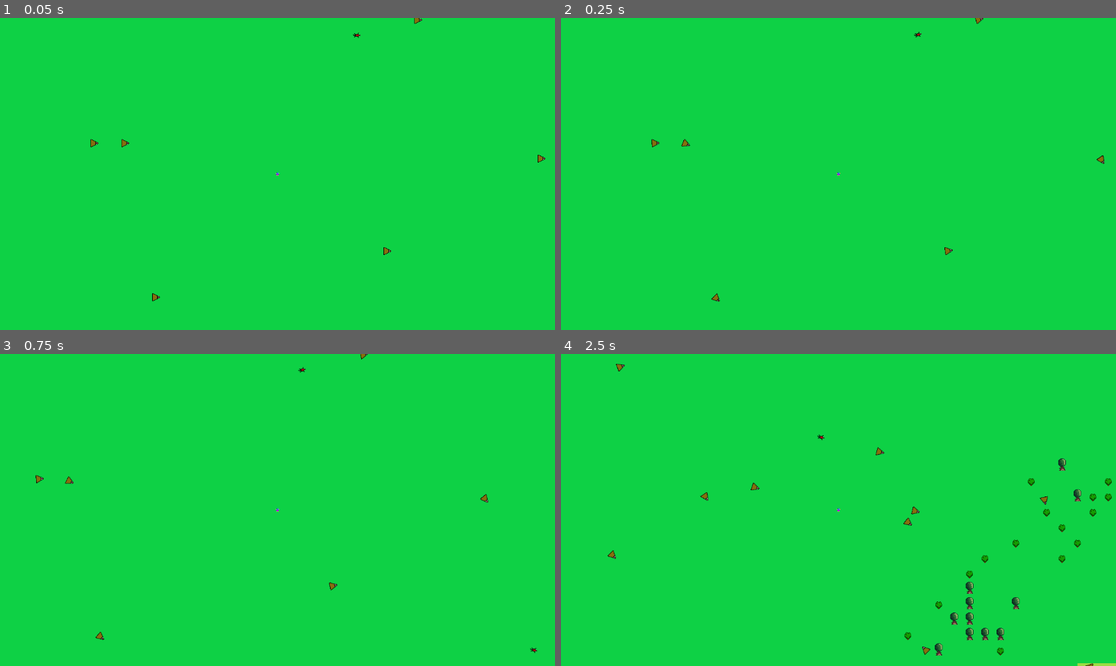
Above: before the commit, frames 1-4 (two rows, left to right).
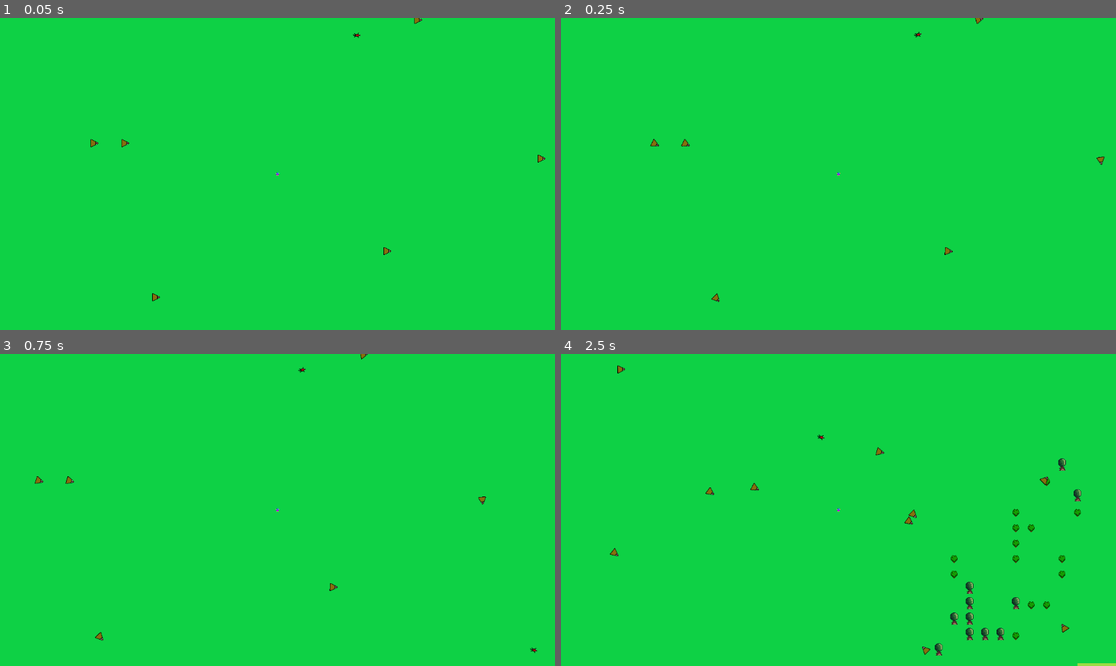
Above: after the commit, the same moments.

Repository: JimBimBomBom/Bakalarka---CLEAN
Game: Godot game, scene res://SCENES/world_scene.tscn
The game is run twice, just before and just after one commit, with the same random seed, the same clock (stepped at 60 frames per second) and the same inputs.
Inputs:
- Up to frame 1 (0.05 s): no input
- Up to frame 2 (0.25 s): no input
- Up to frame 3 (0.75 s): hold Right (ui_right) from 0.53 s (still down)
- Up to frame 4 (2.5 s): release Right (ui_right) at 1.28 s; hold Down (ui_down) 1.28-2.03 s; hold Right (ui_right) from 2.03 s (still down)

Frame 1 is identical in both runs. In frame 2, less than 0.1% of the frame differs, in the area x 16-98%, y 38-92%; in frame 3, 0.1%; in frame 4, 0.9%, in the area x 8-100%, y 3-100%.

Commit message:
Added energy gain/drain - Early stages. Distinction between crops/vegetation -> different spawning functions

Diff:
--- a/Simulation/SCRIPTS/Global/World_Variables.gd
+++ b/Simulation/SCRIPTS/Global/World_Variables.gd
@@ -1,4 +1,8 @@
 extends TileMap
+
+#TODO list:
+# add energy cost to reproduction
+# fix water spawning -> too rare atm, and all water regions are very small
 
 var map_scene = load("res://SCENES/tile_map.tscn")
 var Map : Tile_Map_Class = map_scene.instantiate()
@@ -26,8 +30,11 @@
 var corpse_timer = 50
 var seek_hydration_threshold = 0.2
 var seek_nutrition_threshold = 0.2
+
 var animal_acceleration_mult = 10
 var animal_velocity_mult = 5
+var base_resource_use = 2
+var energy_per_resource_gain = 2
 
 var fight_back_chance = 0.2
 var agility_modifier = 5
--- a/Simulation/SCRIPTS/NPC_FSM/Animal.gd
+++ b/Simulation/SCRIPTS/NPC_FSM/Animal.gd
@@ -51,7 +51,7 @@
 # should handle "consumption state"(which is also a bad name), where the base state "resets"
 # every other state not affiliated with our current base state -> HUNGRY sets drinking_state to SEEKING and vice versa
 func set_base_state(dangerous_animals : Array[Animal]):
-	if nutrition <= 0 or hydration <= 0 or health <= 0:
+	if energy <= 0 or health <= 0:
 		kill_animal()
 	elif not dangerous_animals.is_empty():
 		animal_state = Animal_Base_States.FLEEING
@@ -73,7 +73,32 @@
 	remove_from_group(World.cadaver_group)
 	self.queue_free()
 
-func update_animal_norms():
+func resource_calc(delta : float):
+	var resource_loss = metabolic_rate*delta*World.base_resource_use
+	var energy_gain = 0
+	if nutrition >= resource_loss:
+		energy_gain += resource_loss
+		nutrition -= resource_loss
+	else:
+		energy_gain += nutrition
+		nutrition = 0
+		# TODO consequences
+
+	if hydration >= resource_loss:
+		energy_gain += resource_loss
+		hydration -= resource_loss
+	else:
+		energy_gain += hydration
+		hydration = 0
+		# TODO consequences
+
+	var energy_drain_delta = energy_drain*delta # drain is an animals' characteristic
+	var total_energy_gain = energy_gain * World.energy_per_resource_gain
+	energy += total_energy_gain - energy_drain_delta
+
+func update_animal_resources(delta : float):
+	resource_calc(delta)
+	energy_norm = energy/max_resources
 	nutrition_norm = nutrition/max_resources
 	hydration_norm = hydration/max_resources
 	health_norm = health/max_health
--- a/Simulation/SCRIPTS/NPC_FSM/Carnivore.gd
+++ b/Simulation/SCRIPTS/NPC_FSM/Carnivore.gd
@@ -134,7 +134,7 @@
 	animal_type = Animal_Types.WOLF
 
 func process_animal(delta : float):
-	update_animal_norms()
+	update_animal_resources(delta)
 	carnivore_fsm(delta)
 
 func _on_timer_timeout():
--- a/Simulation/SCRIPTS/NPC_FSM/Characteristics.gd
+++ b/Simulation/SCRIPTS/NPC_FSM/Characteristics.gd
@@ -29,7 +29,9 @@
 var alignment_weight : float
 
 #Base stats
+var energy_drain : float
 var processing_speed : float
+var metabolic_rate : float
 
 var mass : float
 var max_health : float
@@ -40,6 +42,8 @@
 var attack_range : float
 
 var max_resources : float
+var energy: float
+var energy_norm : float
 var nutrition : float
 var nutrition_norm : float
 var seek_nutrition_norm : float = 0.8
@@ -50,7 +54,7 @@
 
 func set_characteristics(genes : Animal_Genes):
 	age = World.Age_Group.JUVENILE # TODO option -> have age influence a variety of characteristics ... right now ignored
-	change_age_period = int(genes.size) * int(genes.metabolic_rate) * World.change_age_period_mult * World.hours_in_day
+	change_age_period = int(2 + 2*genes.size - genes.metabolic_rate) * World.change_age_period_mult * World.hours_in_day
 	can_have_sex = true
 
 	#Locomotion
@@ -67,7 +71,9 @@
 	flock_behaviour_radius = genes.sense_range/3 # TODO
 
 	#Base stats
+	energy_drain = genes.agility + genes.musculature + genes.size/2
 	processing_speed = 1 - (genes.inteligence * genes.agility)
+	metabolic_rate = genes.metabolic_rate
 
 	mass = genes.size * 100
 	max_health = mass
@@ -77,8 +83,9 @@
 	attack_range = genes.size * 15
 
 	max_resources = mass / genes.musculature # + World.resource_start_point)
-	nutrition = max_resources    /3
-	hydration = max_resources    /2
+	energy = max_resources
+	nutrition = max_resources / 3
+	hydration = max_resources / 2
 
 	separation_weight = genes.size
 	cohesion_weight = genes.size
@@ -116,22 +123,19 @@
 	if velocity: # used to preserve the direction we we going before we stopped to eat/drink etc.
 		wander_target = direction * wander_radius
 		direction = velocity.normalized()
-	else:
-		var dummy = true
-		var why_here_ = 123
 
 	rotation = velocity.angle() + PI/2
 	position += velocity * delta * World.animal_velocity_mult
 
-func do_move_with_flock(delta : float, animals_of_same_type : Array[Animal]):
-	var flock_force = flock(animals_of_same_type).limit_length(max_velocity) # ????
-	var steering_force = (desired_velocity - velocity) + flock_weight*flock_force
-	steering_force.limit_length(max_steering_force)
-
-	velocity += steering_force
-	velocity.limit_length(max_velocity)
-	rotation = velocity.angle() + PI/2
-	position += velocity * delta #* World.animal_velocity_mult
+# func do_move_with_flock(delta : float, animals_of_same_type : Array[Animal]):
+# 	var flock_force = flock(animals_of_same_type).limit_length(max_velocity) # ????
+# 	var steering_force = (desired_velocity - velocity) + flock_weight*flock_force
+# 	steering_force.limit_length(max_steering_force)
+
+# 	velocity += steering_force
+# 	velocity.limit_length(max_velocity)
+# 	rotation = velocity.angle() + PI/2
+# 	position += velocity * delta #* World.animal_velocity_mult
 
 func seek(target : Vector2) -> Vector2:
 	var wanted_velocity = position.direction_to(target) * max_velocity
@@ -162,45 +166,45 @@
 		force += temp_force/dist
 	return force
 
-func flock(animals_of_same_type : Array[Animal]) -> Vector2:
-	var separation_force = separation(animals_of_same_type)
-	var alignment_force = alignment(animals_of_same_type)
-	var cohesion_force = cohesion(animals_of_same_type)
-
-	var flocking_force = separation_force * separation_weight + alignment_force * alignment_weight + cohesion_force * cohesion_weight
-	return flocking_force
-
-func separation(animals : Array[Animal]) -> Vector2:
-	var force = Vector2()
-	for animal in animals:
-			var to_animal = position - animal.position
-			if to_animal.length() < flock_behaviour_radius:
-				force += to_animal.normalized() / to_animal.length()
-	return force
-
-func alignment(animals : Array[Animal]) -> Vector2:
-	var avg_velocity = Vector2()
-	var count = 0
-	for animal in animals:
-			var to_animal = position - animal.position
-			if to_animal.length() < flock_behaviour_radius:
-				avg_velocity += animal.velocity
-				count += 1
-	if count > 0:
-		avg_velocity /= count
-		avg_velocity = avg_velocity.normalized() * max_velocity
-		return avg_velocity - velocity
-	else:
-		return Vector2()
-
-func cohesion(animals : Array[Animal]) -> Vector2:
-	var center_mass = Vector2()
-	var count = 0
-	for animal in animals:
-			var to_animal = position - animal.position
-			if to_animal.length() < flock_behaviour_radius:
-				center_mass += animal.position
-				count += 1
-	if count > 0:
-		center_mass /= count
-	return seek(center_mass)
+# func flock(animals_of_same_type : Array[Animal]) -> Vector2:
+# 	var separation_force = separation(animals_of_same_type)
+# 	var alignment_force = alignment(animals_of_same_type)
+# 	var cohesion_force = cohesion(animals_of_same_type)
+
+# 	var flocking_force = separation_force * separation_weight + alignment_force * alignment_weight + cohesion_force * cohesion_weight
+# 	return flocking_force
+
+# func separation(animals : Array[Animal]) -> Vector2:
+# 	var force = Vector2()
+# 	for animal in animals:
+# 			var to_animal = position - animal.position
+# 			if to_animal.length() < flock_behaviour_radius:
+# 				force += to_animal.normalized() / to_animal.length()
+# 	return force
+
+# func alignment(animals : Array[Animal]) -> Vector2:
+# 	var avg_velocity = Vector2()
+# 	var count = 0
+# 	for animal in animals:
+# 			var to_animal = position - animal.position
+# 			if to_animal.length() < flock_behaviour_radius:
+# 				avg_velocity += animal.velocity
+# 				count += 1
+# 	if count > 0:
+# 		avg_velocity /= count
+# 		avg_velocity = avg_velocity.normalized() * max_velocity
+# 		return avg_velocity - velocity
+# 	else:
+# 		return Vector2()
+
+# func cohesion(animals : Array[Animal]) -> Vector2:
+# 	var center_mass = Vector2()
+# 	var count = 0
+# 	for animal in animals:
+# 			var to_animal = position - animal.position
+# 			if to_animal.length() < flock_behaviour_radius:
+# 				center_mass += animal.position
+# 				count += 1
+# 	if count > 0:
+# 		center_mass /= count
+# 	return seek(center_mass)
--- a/Simulation/SCRIPTS/NPC_FSM/Herbivore.gd
+++ b/Simulation/SCRIPTS/NPC_FSM/Herbivore.gd
@@ -17,11 +17,8 @@
 			set_next_move(get_flee_dir(dangerous_animals))
 		Animal_Base_States.HUNGRY:
 			if not detected_crops.is_empty():
-				var crop_valid = get_closest_crop()
-				if crop_valid[1]:
-					herbivore_eat(crop_valid[0], delta)
-				else:
-					set_next_move(wander())
+				var crop = get_closest_crop()
+				herbivore_eat(crop, delta)
 			else:
 				set_next_move(wander())
 		Animal_Base_States.THIRSTY:
@@ -71,18 +68,14 @@
 				consumption_state = Consumption_State.SEEKING
 
 func get_closest_crop():
-	var closest : Food_Crop
-	var closest_dist = 1.79769e308
-	var edible_crop_was_found = false
+	var closest : Food_Crop = detected_crops[0]
+	var closest_dist = position.distance_to(closest.position) # detected crops is not empty
 	for crop in detected_crops:
-		if crop.is_eaten:
-			continue
-		edible_crop_was_found = true
 		var crop_dist = position.distance_to(crop.position)
 		if crop_dist < closest_dist:
 			closest_dist = crop_dist
 			closest = crop
-	return [closest, edible_crop_was_found]
+	return closest
 
 func eat_crop(crop):
 	nutrition += crop.yield_value * 10 #temporary 10
@@ -97,7 +90,7 @@
 	animal_type = Animal_Types.DEER
 
 func process_animal(delta : float):
-	update_animal_norms()
+	update_animal_resources(delta)
 	herbivore_fsm(delta)
 
 func _on_timer_timeout():
--- a/Simulation/SCRIPTS/World_Generation/FoodCrop.gd
+++ b/Simulation/SCRIPTS/World_Generation/FoodCrop.gd
@@ -2,23 +2,13 @@
 
 class_name Food_Crop
 
-var yield_value : float
-var is_eaten : bool = false
+var yield_value : float = 1
+var tile_index : Vector2i
 
-func _ready():
-	add_to_group(World.food_crop_group)
+# func _ready():
+# 	add_to_group(World.food_crop_group)
 
 func be_eaten():
-	if not is_eaten:
-		is_eaten = true
-		remove_from_group(World.food_crop_group)
-		add_to_group(World.food_regrow_group)
-		hide()
-
-func regrow():
-	var rand = randf_range(0, 1)
-	if yield_value > rand:
-		is_eaten = false
-		remove_from_group(World.food_regrow_group)
-		add_to_group(World.food_crop_group)
-		show()
+	remove_from_group(World.food_crop_group)
+	World.Map.tiles[tile_index].occupied = false
+	self.queue_free()
--- a/Simulation/SCRIPTS/World_Generation/TileMap.gd
+++ b/Simulation/SCRIPTS/World_Generation/TileMap.gd
@@ -60,8 +60,9 @@
 
 func create_tile_properties(pos : Vector2i, temp, moist, tile_biome, tile_type):
 	var tile = World.Tile_Properties.new()
+	tile.type = tile_type
+	tile.occupied = false
 	tile.biome = tile_biome
-	tile.type = tile_type
 	tile.index = pos
 	tiles[pos] = tile
 	# set_tile_properties(tile, tile_biome, tile_type)
--- a/Simulation/SCRIPTS/World_Generation/Tile_Properties.gd
+++ b/Simulation/SCRIPTS/World_Generation/Tile_Properties.gd
@@ -1,6 +1,7 @@
 class_name Tile_Properties
 
 var type : World.Tile_Type
+var occupied : bool
 var biome : World.Temperature_Type
 var movement_difficulty : float
 var index : Vector2i
--- a/Simulation/SCRIPTS/World_Generation/world.gd
+++ b/Simulation/SCRIPTS/World_Generation/world.gd
@@ -12,24 +12,40 @@
 	add_child(World.Player)
 
 	generate_vegetation()
+	generate_food_crops()
 	initialize_npcs()
 
 	var timer = get_node("HourCounter")
 	timer.timeout.connect(_do_time)
-
-func regrow_food() -> void:
-	var vegetation = get_tree().get_nodes_in_group(World.food_regrow_group)
-	for veg in vegetation:
-		veg.regrow()
 
 func _do_time() -> void:
 	World.hour += 1
 	if World.hour >= World.hours_in_day:
 		World.day += 1
 		if World.day % World.regrow_period == 0:
-			regrow_food()
+			generate_food_crops()
 		World.hour = 0
-		# World.day_type = World.Day_Type.DAY # obsolete atm
+
+func generate_food_crops():
+	var width = World.width - World.edge_tiles
+	var height = World.height - World.edge_tiles
+	for x in range(-width, width + 1):
+		for y in range(-height, height + 1):
+			var pos = Vector2i(x, y)
+			# var alt = World.altitude[pos]
+			var moist = World.moisture[pos]
+			var temp = World.temperature[pos]
+
+			var tile = World.Map.tiles[pos] # placeholder fttb
+			if tile.type == World.Tile_Type.WATER || tile.occupied:
+				continue
+			if randf_range(0, 1) <= 0.75: #ADD mb custom probability?
+				continue
+
+			if between(moist, 0.4, 0.6) and between(temp, 0.0, 0.8):
+				place_food_crop(pos, World.Vegetation_Type.BUSH_1)
+			elif between(moist, 0.4, 0.6) and between(temp, 0.0, 0.8):
+				place_food_crop(pos, World.Vegetation_Type.BUSH_2)
 
 func generate_vegetation():
 	var width = World.width - World.edge_tiles
@@ -42,28 +58,49 @@
 			var temp = World.temperature[pos]
 
 			var tile = World.Map.tiles[pos] # placeholder fttb
-			if tile.type == World.Tile_Type.WATER:
+			if tile.type == World.Tile_Type.WATER || tile.occupied:
 				continue
 			if randf_range(0, 1) <= 0.75: #ADD mb custom probability?
 				continue
 
 			if between(moist, 0.6, 0.8) and between(temp, 0.4, 0.8):
-				place_vegetation(pos, World.Vegetation_Type.TREE_1, 0)
+				place_vegetation(pos, World.Vegetation_Type.TREE_1)
 			elif between(moist, 0.6, 0.8) and between(temp, 0.0, 0.4):
-				place_vegetation(pos, World.Vegetation_Type.TREE_2, 0)
-			elif between(moist, 0.4, 0.6) and between(temp, 0.0, 0.8):
-				var food_yield = temp*moist
-				place_vegetation(pos, World.Vegetation_Type.BUSH_1, food_yield)
-			elif between(moist, 0.4, 0.6) and between(temp, 0.0, 0.8):
-				var food_yield = temp*moist
-				place_vegetation(pos, World.Vegetation_Type.BUSH_2, food_yield)
+				place_vegetation(pos, World.Vegetation_Type.TREE_2)
 
-func place_vegetation(pos, type, food_yield) -> void:
-	var scene
-	if food_yield:
-		scene = load("res://SCENES/FoodCrop.tscn")
-	else:
-		scene = load("res://SCENES/Vegetation.tscn")
+func place_food_crop(pos : Vector2i, type) -> void:
+	var	scene = load("res://SCENES/FoodCrop.tscn")
+	var inst = scene.instantiate()
+	var tile = World.Map.tiles[pos]
+	match tile.biome:
+		World.Temperature_Type.TAIGA:
+			match type:
+				World.Vegetation_Type.BUSH_1:
+					inst.get_node("Sprite2D").texture = load("res://Sprites/assets/Bushes/Tropical_Bush_1.png")
+				World.Vegetation_Type.BUSH_2:
+					inst.get_node("Sprite2D").texture = load("res://Sprites/assets/Bushes/Tropical_Bush_2.png")
+		World.Temperature_Type.TEMPERATE_LAND:
+			match type:
+				World.Vegetation_Type.BUSH_1: # Cut from here -> tropical in temperate
+					inst.get_node("Sprite2D").texture = load("res://Sprites/assets/Bushes/Tropical_Bush_1.png")
+				World.Vegetation_Type.BUSH_2:
+					inst.get_node("Sprite2D").texture = load("res://Sprites/assets/Bushes/Tropical_Bush_2.png")
+		World.Temperature_Type.TROPICAL_LAND:
+			match type:
+				World.Vegetation_Type.BUSH_1:
+					inst.get_node("Sprite2D").texture = load("res://Sprites/assets/Bushes/Tropical_Bush_1.png")
+				World.Vegetation_Type.BUSH_2:
+					inst.get_node("Sprite2D").texture = load("res://Sprites/assets/Bushes/Tropical_Bush_2.png")
+
+	World.Map.tiles[pos].occupied = true
+	inst.tile_index = pos # used to set tile occupancy to false on be_eaten() ...
+
+	inst.position = Vector2(pos.x, pos.y)*World.tile_size
+	inst.add_to_group(World.food_crop_group)
+	add_child(inst)
+
+func place_vegetation(pos : Vector2i, type) -> void:
+	var scene = load("res://SCENES/Vegetation.tscn")
 	var inst = scene.instantiate()
 	var tile = World.Map.tiles[pos]
 	match tile.biome:
@@ -73,37 +110,22 @@
 					inst.get_node("Sprite2D").texture = load("res://Sprites/assets/Trees/Taiga_Tree_1.png")
 				World.Vegetation_Type.TREE_2: # Cut from here -> tropical in taiga
 					inst.get_node("Sprite2D").texture = load("res://Sprites/assets/Trees/Tropical_Tree_2.png")
-				World.Vegetation_Type.BUSH_1:
-					inst.get_node("Sprite2D").texture = load("res://Sprites/assets/Bushes/Tropical_Bush_1.png")
-				World.Vegetation_Type.BUSH_2:
-					inst.get_node("Sprite2D").texture = load("res://Sprites/assets/Bushes/Tropical_Bush_2.png")
 		World.Temperature_Type.TEMPERATE_LAND:
 			match type:
 				World.Vegetation_Type.TREE_1:
 					inst.get_node("Sprite2D").texture = load("res://Sprites/assets/Trees/Temperate_Tree_1.png")
 				World.Vegetation_Type.TREE_2:
 					inst.get_node("Sprite2D").texture = load("res://Sprites/assets/Trees/Temperate_Tree_2.png")
-				World.Vegetation_Type.BUSH_1: # Cut from here -> tropical in temperate
-					inst.get_node("Sprite2D").texture = load("res://Sprites/assets/Bushes/Tropical_Bush_1.png")
-				World.Vegetation_Type.BUSH_2:
-					inst.get_node("Sprite2D").texture = load("res://Sprites/assets/Bushes/Tropical_Bush_2.png")
 		World.Temperature_Type.TROPICAL_LAND:
 			match type:
 				World.Vegetation_Type.TREE_1:
 					inst.get_node("Sprite2D").texture = load("res://Sprites/assets/Trees/Tropical_Tree_1.png")
 				World.Vegetation_Type.TREE_2:
 					inst.get_node("Sprite2D").texture = load("res://Sprites/assets/Trees/Tropical_Tree_2.png")
-				World.Vegetation_Type.BUSH_1:
-					inst.get_node("Sprite2D").texture = load("res://Sprites/assets/Bushes/Tropical_Bush_1.png")
-				World.Vegetation_Type.BUSH_2:
-					inst.get_node("Sprite2D").texture = load("res://Sprites/assets/Bushes/Tropical_Bush_2.png")
 
+	World.Map.tiles[pos].occupied = true
 	inst.position = Vector2(pos.x, pos.y)*World.tile_size
-	if food_yield:
-		inst.add_to_group(World.food_crop_group)
-		inst.yield_value = food_yield
-	else:
-		inst.add_to_group(World.vegetation_group)
+	inst.add_to_group(World.vegetation_group)
 	add_child(inst)
 
 func initialize_npcs():
